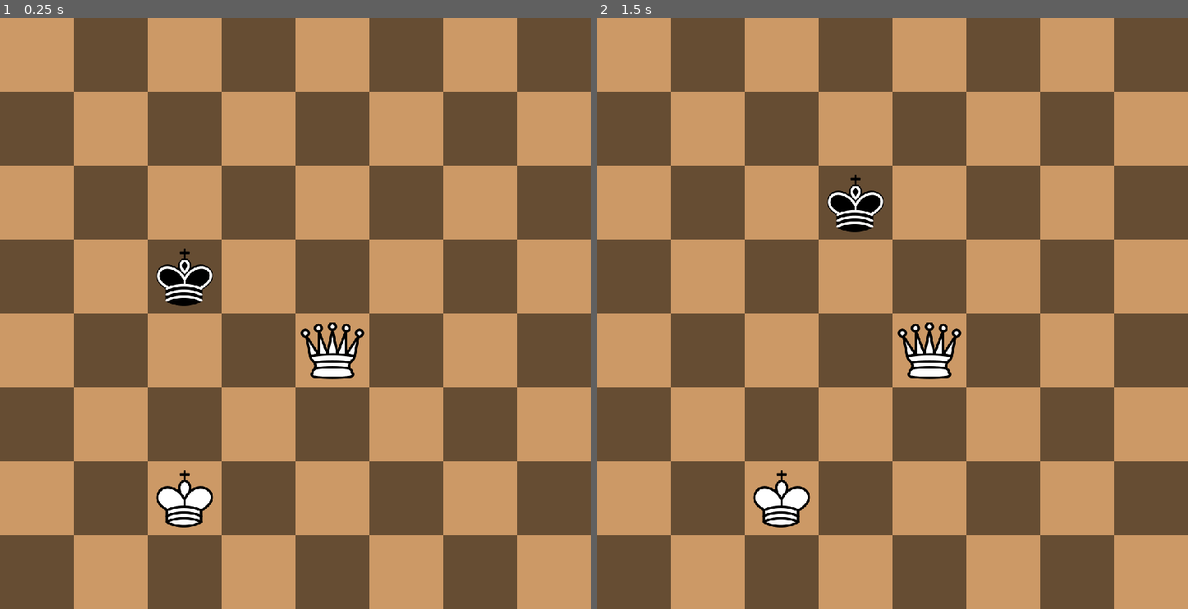
Above: before the commit, frames 1-2 (left to right).
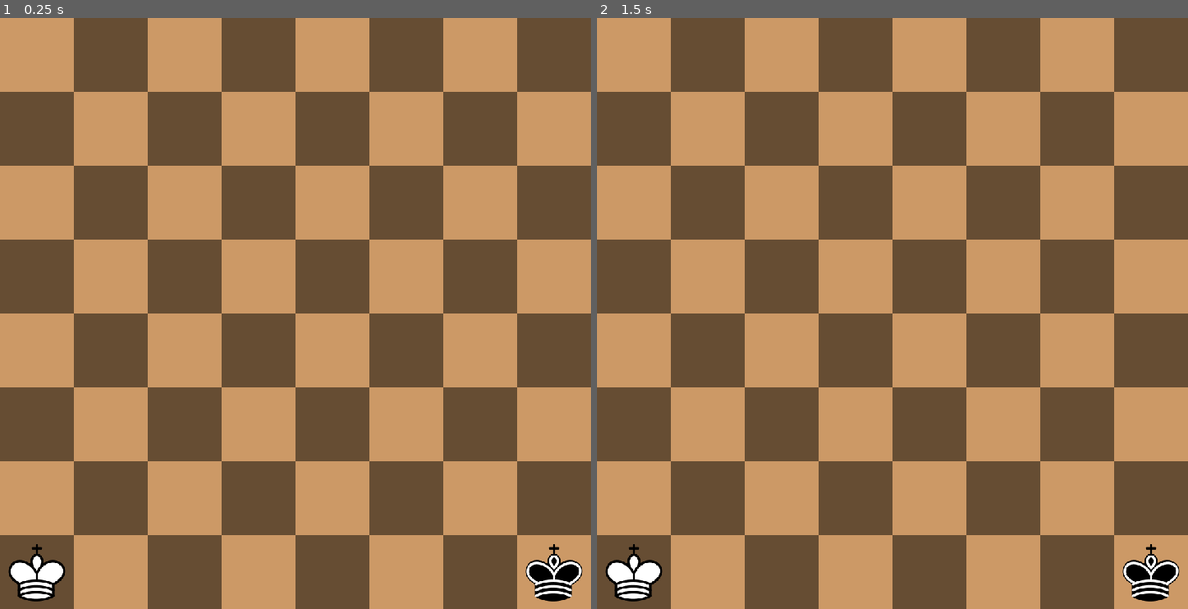
Above: after the commit, the same moments.

Repository: Ma7moudEGY/chess-engine
Game: Godot game, scene res://scenes/Game.tscn
Two runs of this game, one before a commit and one after it. Both use one fixed random seed, a clock stepped at 60 frames per second and the inputs below.
Inputs (mouse positions are in pixels of both pictures, inside the frame that each line leads up to):
- Up to frame 1 (0.25 s): no input
- Up to frame 2 (1.5 s): tap Enter at 0.5 s; move the mouse to (1022, 283) at 0.52 s; press the mouse at (1022, 283) at 0.53 s; tap Left (undo) at 0.8, 1.35 s; tap Space at 1.25 s; move the mouse to (774, 343) at 1.27 s; release the mouse at (774, 343) at 1.28 s

The runs differ from the first frame. In frame 1, 2.8% of the frame differs, in the area x 1-99%, y 39-99%; in frame 2, 2.8%.

Commit message:
Add threefold & 50-move draw tracking
Introduce position_history and position_counts to track repeated positions and detect threefold repetition. Record current position (partial FEN: board, side, castling, en-passant) after moves and AI turns; decrement/remove counts on undo and reset on load. Add get_current_pos helper and integrate checks into evaluate_end_game (threefold repetition and 50-move rule via halfmove_clock >= 100). Also suppressed some debug prints and updated the default start_fen to a K vs k test position.

Diff:
--- a/scenes/Game.tscn
+++ b/scenes/Game.tscn
@@ -5,7 +5,7 @@
 
 [node name="Game" type="Node2D" unique_id=2009748734]
 script = ExtResource("1_qbsmt")
-start_fen = "8/8/3k4/8/4Q3/8/2K5/8 b - - 1 1"
+start_fen = "8/8/8/8/8/8/8/K6k w - - 99 1"
 
 [node name="Board" type="Node2D" parent="." unique_id=160282334]
 script = ExtResource("2_cpr0p")
--- a/scripts/game.gd
+++ b/scripts/game.gd
@@ -18,6 +18,9 @@
 var selected_legal_targets = {}
 
 var pending_promotion_pawn = null
+
+var position_counts = {}
+var position_history = []
 
 # [from, to, moved, captured, prev_type, rook, rook_from, rook_to, rook_prev_moved, prev_ep_target, prev_ep_pawn, was_in_check, prev_halfmove, prev_fullmove]
 var moves = []
@@ -32,11 +35,17 @@
 @onready var q = $Promotion/Queen
 
 func _ready() -> void:
+	position_counts = {}
+	position_history = []
 	init_game()
 	if start_fen != "":
 		load_fen(start_fen)
-		if status == Globals.COLORS.BLACK and player2_type == Globals.PLAYER_2_TYPE.AI:
-			player2_move()
+
+	var current_pos = get_current_pos()
+	position_history.append(current_pos)
+	position_counts[current_pos] = 1
+	if status == Globals.COLORS.BLACK and player2_type == Globals.PLAYER_2_TYPE.AI:
+		player2_move()
 
 	ui_control.hide()
 	promotion_ui.hide()
@@ -112,10 +121,16 @@
 func get_fen() -> String:
 	return board.get_fen(status, halfmove_clock, fullmove_number)
 
+func get_current_pos():
+	var arr = get_fen().strip_edges().split(" ")
+	return arr[0] + " " + arr[1] + " " + arr[2] + " " + arr[3]
+
 func load_fen(fen: String) -> bool:
 	clear_selection()
 	board.clear_move_markers()
 	board.clear_check_marker()
+	position_counts = {}
+	position_history = []
 	pending_promotion_pawn = null
 	moves.clear()
 	board.en_passant_target = null
@@ -129,6 +144,11 @@
 	halfmove_clock = result["halfmove"]
 	fullmove_number = result["fullmove"]
 	game_over = false
+
+	var current_pos = get_current_pos()
+	position_history.append(current_pos)
+	position_counts[current_pos] = 1
+
 	return true
 
 func undo_move():
@@ -169,6 +189,12 @@
 
 		current_fen = get_fen()
 
+		var last_pos = position_history.pop_back()
+		position_counts[last_pos] -= 1
+
+		if position_counts[last_pos] == 0:
+			position_counts.erase(last_pos)
+
 # func redo_move():
 # 	if current_move < len(moves):
 # 		print(moves, " ", current_move)
@@ -266,7 +292,15 @@
 			board.draw_check_marker(king_pos)
 
 		current_fen = get_fen()
-		print(current_fen)
+		# print(current_fen)
+
+		# record pos
+		var current_pos = get_current_pos()
+		position_history.append(current_pos)
+		if position_counts.has(current_pos):
+			position_counts[current_pos] += 1
+		else:
+			position_counts[current_pos] = 1
 
 		if DEBUG_LOG:
 			print(moves)
@@ -505,8 +539,14 @@
 			board.draw_check_marker(king_pos)
 
 		current_fen = get_fen()
-		print(current_fen)
-
+		# print(current_fen)
+
+		var current_pos = get_current_pos()
+		position_history.append(current_pos)
+		if position_counts.has(current_pos):
+			position_counts[current_pos] += 1
+		else:
+			position_counts[current_pos] = 1
 
 		evaluate_end_game()
 
@@ -521,6 +561,15 @@
 			return true
 
 	if is_insufficient_material():
+		set_draw()
+		return true
+
+	var current_pos = get_current_pos()
+	if position_counts[current_pos] >= 3:
+		set_draw()
+		return true
+
+	if halfmove_clock >= 100:
 		set_draw()
 		return true
 
